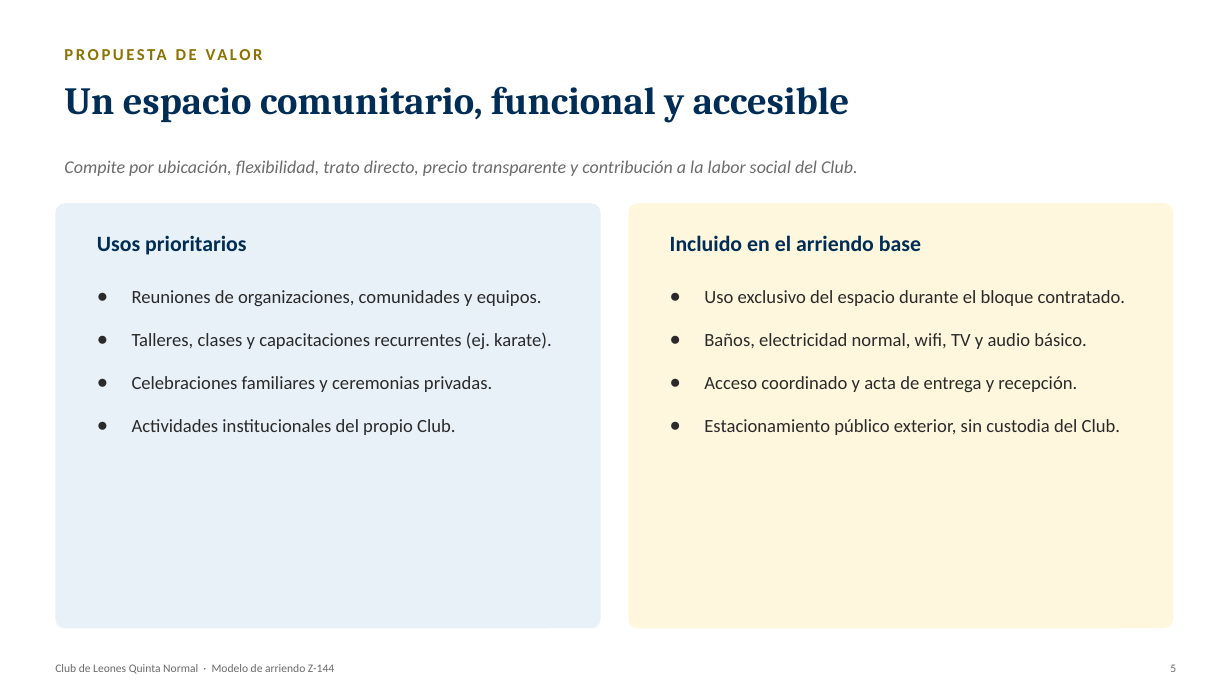
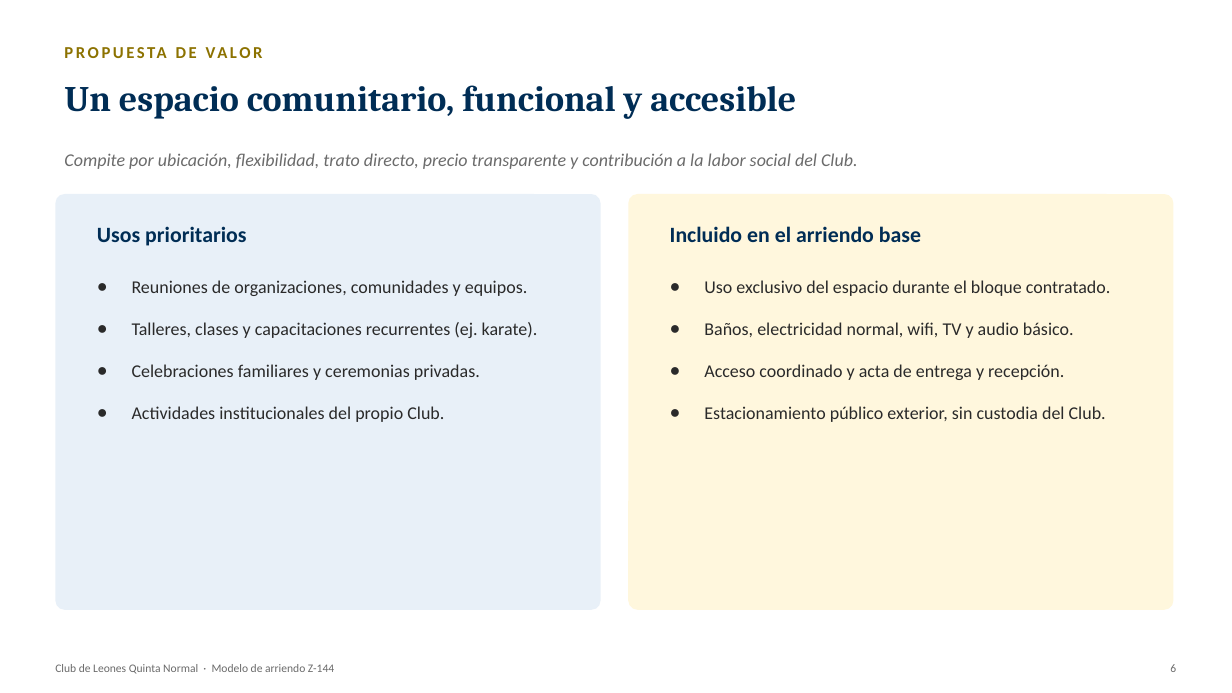
Before and after one commit to wbarrientosd-svg/claude, a slide deck: slide 6 of informes/Presentacion_Modelo_Arriendo_Club_Leones_Z144.pptx (slide 5 before the commit). Drawn at 1232x693 pixels with LibreOffice and Linux fonts; fonts in the diff are those of the drawing. Boxes give left, top, right and bottom in pixels: in the first picture for what was removed or moved away, otherwise in the second. Text is boxed around its words. In the diff, an @@ line names an element or a change of style, - is before the commit and + after.

```diff
--- a/informes/Presentacion_Modelo_Arriendo_Club_Leones_Z144.pptx
+++ b/informes/Presentacion_Modelo_Arriendo_Club_Leones_Z144.pptx
@@ text "PROPUESTA DE VALOR" rewrapped from box(55, 39, 980, 68) to box(55, 37, 1072, 67) @@
@@ text "Un espacio comunitario, funcional y ..." at box(64, 85, 796, 119): size 30 to 28 pt @@
@@ text "Compite por ubicación, flexibilidad, trato ...": place and size @@
-text "Compite por ubicación, flexibilidad, trato ..." at box(64, 160, 858, 176)
+text "Compite por ubicación, flexibilidad, trato ..." at box(64, 153, 858, 169)
@@ rounded rectangle: place and size @@
-rounded rectangle at box(55, 203, 601, 628)
+rounded rectangle at box(55, 194, 601, 610)
@@ rounded rectangle: place and size @@
-rounded rectangle at box(628, 203, 1174, 628)
+rounded rectangle at box(628, 194, 1174, 610)
@@ text "Reuniones de organizaciones, comunidades y ..." at box(132, 280, 538, 422): size 14.5 to 14 pt @@
@@ 4 texts: place and size @@
-4 texts at box(97, 235, 1126, 435)
+4 texts at box(97, 226, 1110, 422)
@@ text "Uso exclusivo del espacio durante ..." at box(704, 280, 1110, 422): size 14.5 to 14 pt @@
@@ text at box(1170, 664, 1176, 672): text changed @@
-5
+6
```
Also in this commit, not shown: 6 other slides changed, 4 slides added, 3 slides removed.
